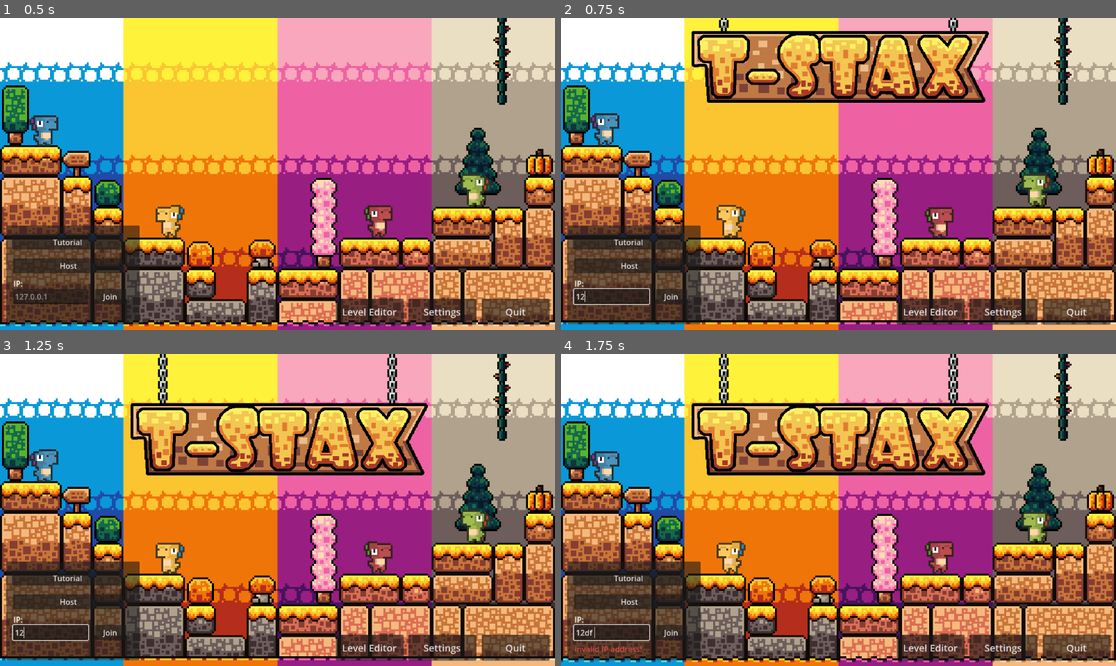
Above: before the commit, frames 1-4 (two rows, left to right).
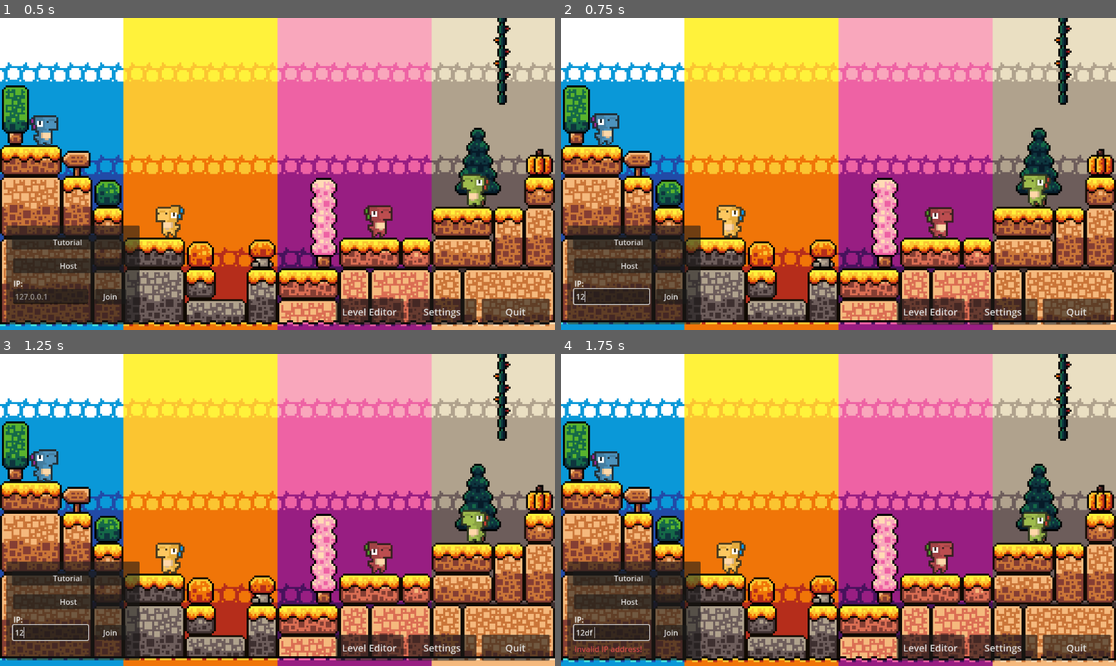
Above: after the commit, the same moments.

Repository: rickvl05/uva-pswe-D
Game: Godot game, scene res://scenes/menus/main_menu.tscn
Two runs of this game, one before a commit and one after it. Both use one fixed random seed, a clock stepped at 60 frames per second and the inputs below. Sound files missing from this copy of the repository are replaced by a short silence.
Inputs (mouse positions are in pixels of both pictures, inside the frame that each line leads up to):
- Up to frame 1 (0.5 s): no input
- Up to frame 2 (0.75 s): click (610, 295) at 0.52 s; type "12" at 0.6 s
- Up to frame 3 (1.25 s): no input
- Up to frame 4 (1.75 s): tap Enter (open_chat) at 1.25 s; move the mouse to (960, 494) at 1.27 s; hold D (move_right) from 1.28 s (still down); tap F (grab) at 1.35 s; click (960, 494) at 1.42 s; tap Space (jump) at 1.52 s

Frame 1 is identical in both runs. In frame 2, 12% of the frame differs, in the area x 23-78%, y 0-28%; in frame 3, 12%, in the area x 23-78%, y 0-39%; in frame 4, 12%.
Error before the commit: Out of bounds get index '2' (on base: 'PackedStringArray') (res://scripts/MultiplayerManager.gd:22)
Error after the commit: Parse Error: Expected closing "}" after dictionary elements. (res://scripts/global/GlobalAudioPlayer.gd:131)

Commit message:
Added more music!!!!

Diff:
--- a/PuzzlePlatformer/scenes/levels/level_3.tscn
+++ b/PuzzlePlatformer/scenes/levels/level_3.tscn
@@ -12,6 +12,7 @@
 
 [node name="Level" type="Node2D"]
 script = ExtResource("1_thdey")
+blue_level = true
 
 [node name="TileMap" parent="." instance=ExtResource("1_u10gi")]
 position = Vector2(-1, -2)
--- a/PuzzlePlatformer/scenes/levels/level_6.tscn
+++ b/PuzzlePlatformer/scenes/levels/level_6.tscn
@@ -1,6 +1,7 @@
-[gd_scene load_steps=11 format=3 uid="uid://erf5w42qdw72"]
+[gd_scene load_steps=12 format=3 uid="uid://erf5w42qdw72"]
 
 [ext_resource type="PackedScene" uid="uid://ceacn7h7527m5" path="res://scenes/basic_tile_map.tscn" id="1_tatbn"]
+[ext_resource type="Script" path="res://scripts/levels/level_script.gd" id="1_tdubj"]
 [ext_resource type="PackedScene" uid="uid://bspoc0mwkuord" path="res://scenes/items and objects/death_spikes.tscn" id="2_kwxh8"]
 [ext_resource type="PackedScene" uid="uid://dqjsftsjlhwfu" path="res://scenes/items and objects/crate.tscn" id="3_gfq07"]
 [ext_resource type="PackedScene" uid="uid://bno2uxns6qyxi" path="res://scenes/items and objects/trampoline.tscn" id="4_kyym7"]
@@ -12,6 +13,8 @@
 [ext_resource type="PackedScene" uid="uid://c83wx8rotx3kh" path="res://scenes/items and objects/key.tscn" id="10_8g7dm"]
 
 [node name="level" type="Node2D"]
+script = ExtResource("1_tdubj")
+pink_level = true
 
 [node name="TileMap" parent="." instance=ExtResource("1_tatbn")]
 position = Vector2(0, 0)
--- a/PuzzlePlatformer/scripts/global/GlobalAudioPlayer.gd
+++ b/PuzzlePlatformer/scripts/global/GlobalAudioPlayer.gd
@@ -16,6 +16,8 @@
 const level_music = preload("res://assets/music/peacefulsong.mp3")
 const scary_music = preload("res://assets/music/scarysong.mp3")
 const editor_music = preload("res://assets/music/level_editor.mp3")
+const blue_music = preload("res://assets/music/blue_level.mp3")
+const pink_music = preload("res://assets/music/pink_level.mp3")
 
 """
 Plays the music in the global audio player. If the same stream is called whilst
@@ -127,6 +129,8 @@
 		"level": level_music,
 		"scary": scary_music,
 		"editor": editor_music
+		"blue": blue_music,
+		"pink": pink_music
 	}
 
 """
--- a/PuzzlePlatformer/scripts/levels/level_script.gd
+++ b/PuzzlePlatformer/scripts/levels/level_script.gd
@@ -2,6 +2,8 @@
 
 
 @export var dark_level: bool = false
+@export var blue_level: bool = false
+@export var pink_level: bool = false
 
 
 func _ready():
@@ -12,6 +14,12 @@
 		var players_node = get_node("/root/Game/Players")
 		for player in players_node.get_children():
 			player.get_node("PlayerLight").visible = true
+	elif blue_level:
+		GlobalAudioPlayer.play_music.rpc("blue")
+		var players_node = get_node("/root/Game/Players")
+	elif pink_level:
+		GlobalAudioPlayer.play_music.rpc("pink")
+		var players_node = get_node("/root/Game/Players")
 	else:
 		GlobalAudioPlayer.play_music.rpc("level")
 
Not shown, changed: PuzzlePlatformer/scenes/levels/level_8.tscn
Not shown, added: PuzzlePlatformer/assets/music/blue_level.mp3
Not shown, added: PuzzlePlatformer/assets/music/pink_level.mp3
